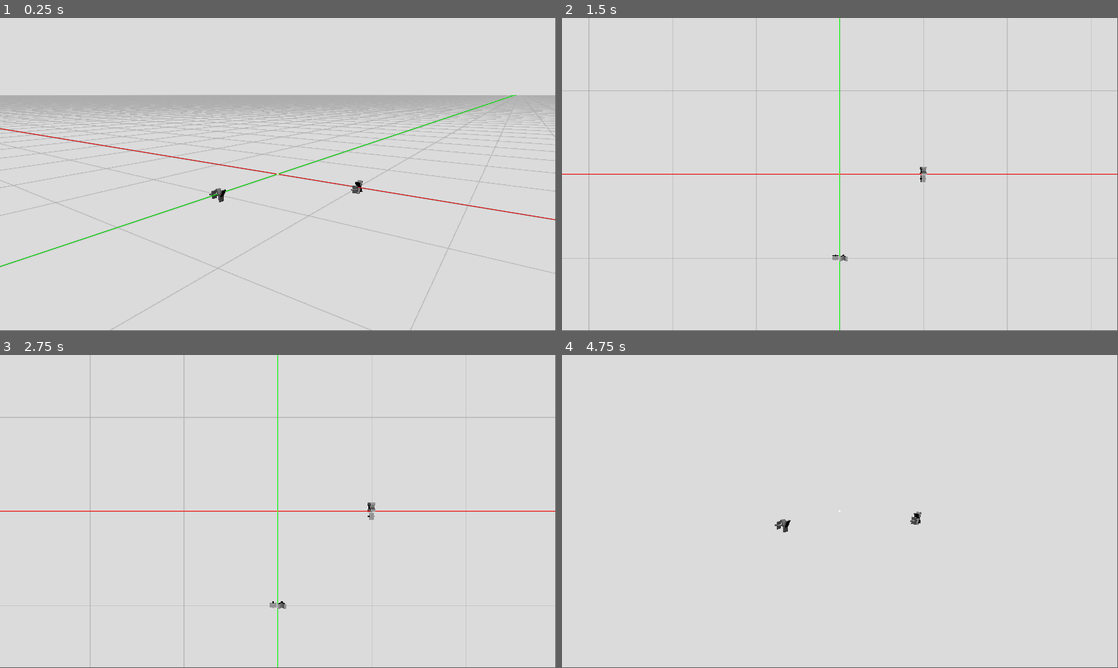
Above: before the commit, frames 1-4 (two rows, left to right).
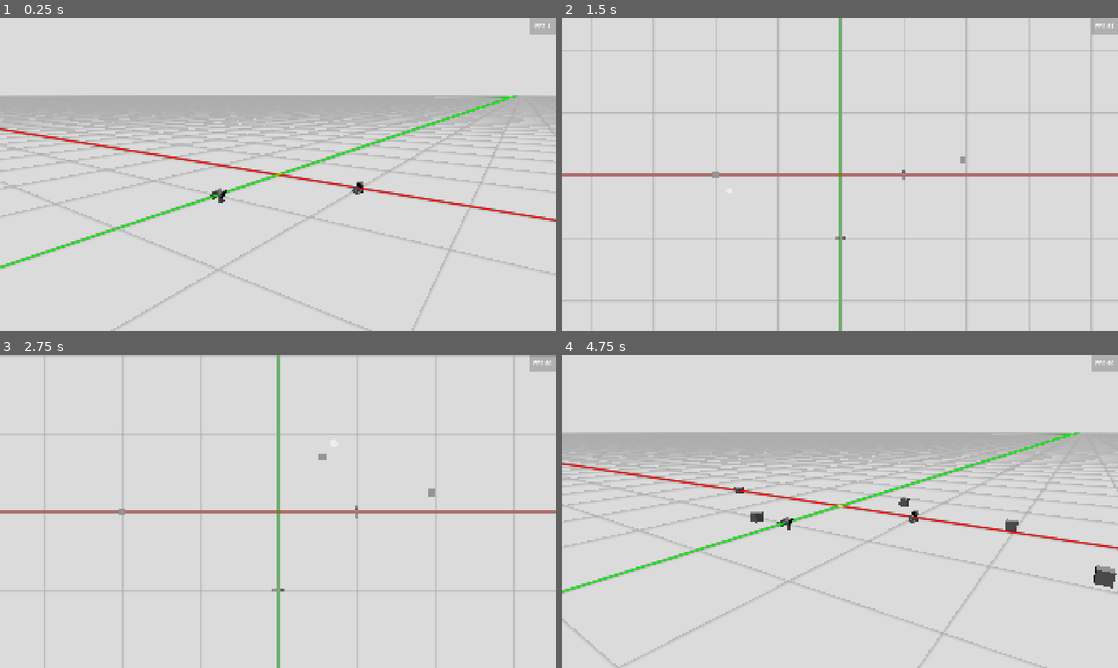
Above: after the commit, the same moments.

Repository: JoonChicken/dnd-builder
Game: Godot game, scene res://main.tscn
The game is run twice, just before and just after one commit, with the same random seed, the same clock (stepped at 60 frames per second) and the same inputs.
Inputs (mouse positions are in pixels of both pictures, inside the frame that each line leads up to):
- Up to frame 1 (0.25 s): no input
- Up to frame 2 (1.5 s): tap Enter at 0.5 s; move the mouse to (962, 158) at 0.52 s; hold Ctrl (snapping) 0.53-1.28 s; tap Tab (change_viewmode) at 0.6 s; click (962, 158) at 0.67 s; move the mouse to (728, 190) at 1.27 s; tap Ctrl (snapping) at 1.35 s; click (728, 190) at 1.42 s
- Up to frame 3 (2.75 s): tap Mouse wheel up (zoom_in) at 1.55, 2.1 s; tap Space at 2 s; move the mouse to (333, 442) at 2.02 s; click (333, 442) at 2.17 s; tap Mouse wheel down (zoom_out) at 2.3 s
- Up to frame 4 (4.75 s): tap Enter at 2.75, 4.25 s; move the mouse to (812, 574) at 2.77 s; tap Mouse wheel down (zoom_out) at 2.85 s; click (812, 574) at 2.92 s; tap Shift (shift, bound only after the commit) at 3.05 s; tap Space at 3.5 s; move the mouse to (1006, 558) at 3.52 s; hold Shift (shift, bound only after the commit) 3.53-4.28 s; click (1006, 558) at 3.67 s; tap Tab (change_viewmode) at 3.8 s; move the mouse to (673, 464) at 4.27 s; tap S (camera_back) at 4.35 s; click (673, 464) at 4.42 s; tap Ctrl (snapping) at 4.55 s
In our replay, the window is 799x449 before the commit and 800x450 after it. These sizes can differ from the game's own. Grey fills any space a smaller window leaves; there, only what the larger window draws over its background counts as a difference.

The runs differ from the first frame. In frame 1, 7.5% of the frame differs, in the area x 0-100%, y 0-100%; in frame 2, 5.0%; in frame 3, 5.8%; in frame 4, 16%.

Commit message:
Vertex snapping to grid + better camera movement
- ctrl to snap placement of vertices
- camera movement accounts for frame rate now

Diff:
--- /dev/null
+++ b/fps.gd
@@ -0,0 +1,4 @@
+extends Label
+
+func _process(delta: float) -> void:
+    set_text("FPS %d" % Engine.get_frames_per_second())
--- a/main.gd
+++ b/main.gd
@@ -3,12 +3,50 @@
 enum modes {VIEWMODE, EDITMODE, PLAYMODE}
 var current_mode := modes.VIEWMODE
 
+var snap : bool
+var mouse_global_coords
+var vertex_preview
+
+
+func _ready() -> void:
+    snap = false
+    vertex_preview = $World/VertexPreview
+    vertex_preview.hide()
+
+
 func change_viewmode() -> void:
-    current_mode = (current_mode + 1) % 3
-    $CameraController.change_viewmode(current_mode)
-    $GroundPlane.change_viewmode(current_mode)
+    current_mode = (current_mode + 1) % 2
+    $World/CameraController.change_viewmode(current_mode)
+    $World/GroundPlane.change_viewmode(current_mode)
+
+    if current_mode == modes.EDITMODE:
+        vertex_preview.show()
+    else:
+        vertex_preview.hide()
 
 
 func _process(delta: float) -> void:
     if Input.is_action_just_pressed("change_viewmode"):
         change_viewmode()
+    if current_mode == modes.EDITMODE:
+        if Input.is_action_just_pressed("snapping"):
+            snap = true
+        elif Input.is_action_just_released("snapping"):
+            snap = false
+        mouse_global_coords = $World/CameraController.get_mouse_pos()
+        if mouse_global_coords != null:
+            if snap:
+                mouse_global_coords = mouse_global_coords.round()
+        vertex_preview.position = mouse_global_coords
+
+
+func _unhandled_input(event: InputEvent) -> void:
+    if current_mode == modes.EDITMODE:
+        if event is InputEventMouseButton:
+            if event.pressed and event.button_index == MouseButton.MOUSE_BUTTON_LEFT:
+                var test_mesh := MeshInstance3D.new()
+                test_mesh.mesh = BoxMesh.new()
+                test_mesh.scale = Vector3(0.1, 0.1, 0.1)
+                test_mesh.set_name("test")
+                test_mesh.position = mouse_global_coords
+                add_child(test_mesh)
--- a/main.tscn
+++ b/main.tscn
@@ -1,12 +1,12 @@
-[gd_scene load_steps=13 format=3 uid="uid://b5qujrxt1wjw2"]
+[gd_scene load_steps=17 format=3 uid="uid://b5qujrxt1wjw2"]
 
 [ext_resource type="Script" uid="uid://bdli0w6t1cn1c" path="res://main.gd" id="1_0xm2m"]
 [ext_resource type="PackedScene" uid="uid://ubba06bqytni" path="res://world/camera_controller.tscn" id="3_1bvp3"]
 [ext_resource type="Shader" uid="uid://da5mbhx5fdo6l" path="res://world/ground_plane.gdshader" id="3_h2yge"]
 [ext_resource type="Script" uid="uid://dtgyci3hw5cc6" path="res://world/ground_plane.gd" id="3_lquwl"]
 [ext_resource type="Script" uid="uid://g22gf4uoho3q" path="res://mesh_instance_3d.gd" id="5_lquwl"]
-
-[sub_resource type="BoxMesh" id="BoxMesh_7dm0k"]
+[ext_resource type="Theme" uid="uid://e2k1xj44t71v" path="res://ui_theme.tres" id="6_7mycd"]
+[ext_resource type="Script" uid="uid://ddh846jthhq8q" path="res://fps.gd" id="7_272bh"]
 
 [sub_resource type="ShaderMaterial" id="ShaderMaterial_n3ksy"]
 render_priority = 0
@@ -17,6 +17,19 @@
 [sub_resource type="PlaneMesh" id="PlaneMesh_1bvp3"]
 material = SubResource("ShaderMaterial_n3ksy")
 size = Vector2(1000, 1000)
+
+[sub_resource type="StandardMaterial3D" id="StandardMaterial3D_7mycd"]
+render_priority = 1
+transparency = 1
+shading_mode = 0
+albedo_color = Color(1, 1, 1, 0.498039)
+
+[sub_resource type="SphereMesh" id="SphereMesh_272bh"]
+material = SubResource("StandardMaterial3D_7mycd")
+radius = 0.05
+height = 0.1
+radial_segments = 16
+rings = 8
 
 [sub_resource type="ArrayMesh" id="ArrayMesh_h2yge"]
 
@@ -30,32 +43,76 @@
 text = "+X"
 font = SubResource("SystemFont_lquwl")
 
+[sub_resource type="BoxMesh" id="BoxMesh_7dm0k"]
+
 [node name="Main" type="Node3D"]
 script = ExtResource("1_0xm2m")
 
-[node name="DefaultCube" type="MeshInstance3D" parent="."]
-visible = false
-mesh = SubResource("BoxMesh_7dm0k")
+[node name="World" type="Node3D" parent="."]
 
-[node name="DirectionalLight3D" type="DirectionalLight3D" parent="."]
-transform = Transform3D(0.871821, -0.473133, 0.126776, 0, 0.258819, 0.965926, -0.489824, -0.842115, 0.225644, 0, 5.43004, 0)
+[node name="DirectionalLight3D" type="DirectionalLight3D" parent="World"]
+transform = Transform3D(0.871821, -0.473134, 0.126776, 0, 0.258819, 0.965926, -0.489824, -0.842115, 0.225644, 0, 5.43004, 0)
 
-[node name="GroundPlane" type="MeshInstance3D" parent="."]
+[node name="GroundPlane" type="MeshInstance3D" parent="World"]
 mesh = SubResource("PlaneMesh_1bvp3")
+skeleton = NodePath("../..")
 script = ExtResource("3_lquwl")
 
-[node name="CameraController" parent="." instance=ExtResource("3_1bvp3")]
+[node name="CameraController" parent="World" instance=ExtResource("3_1bvp3")]
 
-[node name="MeshInstance3D" type="MeshInstance3D" parent="."]
+[node name="VertexPreview" type="MeshInstance3D" parent="World"]
+mesh = SubResource("SphereMesh_272bh")
+
+[node name="Debug Stuff" type="Node3D" parent="."]
+
+[node name="MeshInstance3D" type="MeshInstance3D" parent="Debug Stuff"]
 visible = false
 mesh = SubResource("ArrayMesh_h2yge")
+skeleton = NodePath("../..")
 script = ExtResource("5_lquwl")
 
-[node name="y label" type="MeshInstance3D" parent="."]
+[node name="y label" type="MeshInstance3D" parent="Debug Stuff"]
 transform = Transform3D(1, 0, 0, 0, 1, 0, 0, 0, 1, 0, 0, 1)
 mesh = SubResource("TextMesh_lquwl")
+skeleton = NodePath("../..")
 
-[node name="x label" type="MeshInstance3D" parent="."]
+[node name="x label" type="MeshInstance3D" parent="Debug Stuff"]
 transform = Transform3D(-4.37114e-08, 0, 1, 0, 1, 0, -1, 0, -4.37114e-08, 1, 0, 0)
 mesh = SubResource("TextMesh_7mycd")
 skeleton = NodePath("../y label")
+
+[node name="DefaultCube" type="MeshInstance3D" parent="Debug Stuff"]
+visible = false
+mesh = SubResource("BoxMesh_7dm0k")
+skeleton = NodePath("../..")
+
+[node name="Panel" type="Panel" parent="."]
+anchors_preset = 1
+anchor_left = 1.0
+anchor_right = 1.0
+offset_left = -93.0
+offset_bottom = 55.0
+grow_horizontal = 0
+theme = ExtResource("6_7mycd")
+
+[node name="SnappingPanel" type="VBoxContainer" parent="Panel"]
+layout_mode = 1
+anchors_preset = 8
+anchor_left = 0.5
+anchor_top = 0.5
+anchor_right = 0.5
+anchor_bottom = 0.5
+offset_left = -122.5
+offset_top = -41.5
+offset_right = 122.5
+offset_bottom = 41.5
+grow_horizontal = 2
+grow_vertical = 2
+size_flags_horizontal = 3
+size_flags_vertical = 3
+
+[node name="FPS" type="Label" parent="Panel/SnappingPanel"]
+layout_mode = 2
+size_flags_horizontal = 4
+size_flags_vertical = 6
+script = ExtResource("7_272bh")
--- a/project.godot
+++ b/project.godot
@@ -19,6 +19,9 @@
 
 window/size/viewport_width=1920
 window/size/viewport_height=1080
+window/stretch/mode="canvas_items"
+window/stretch/aspect="expand"
+window/vsync/vsync_mode=0
 
 [input]
 
@@ -80,13 +83,29 @@
 "events": [Object(InputEventKey,"resource_local_to_scene":false,"resource_name":"","device":-1,"window_id":0,"alt_press …(195 unchanged characters)…
 ]
 }
-camera_rotate={
+right_mouse_button={
 "deadzone": 0.2,
 "events": [Object(InputEventMouseButton,"resource_local_to_scene":false,"resource_name":"","device":-1,"window_id":0,"a …(258 unchanged characters)…
+]
+}
+left_mouse_button={
+"deadzone": 0.2,
+"events": [Object(InputEventMouseButton,"resource_local_to_scene":false,"resource_name":"","device":-1,"window_id":0,"alt_pressed":false,"shift_pressed":false,"ctrl_pressed":false,"meta_pressed":false,"button_mask":1,"position":Vector2(127, 22),"global_position":Vector2(139, 82),"factor":1.0,"button_index":1,"canceled":false,"pressed":true,"double_click":false,"script":null)
+]
+}
+shift={
+"deadzone": 0.2,
+"events": [Object(InputEventKey,"resource_local_to_scene":false,"resource_name":"","device":-1,"window_id":0,"alt_pressed":false,"shift_pressed":false,"ctrl_pressed":false,"meta_pressed":false,"pressed":false,"keycode":0,"physical_keycode":4194325,"key_label":0,"unicode":0,"location":0,"echo":false,"script":null)
+]
+}
+escape={
+"deadzone": 0.2,
+"events": [Object(InputEventKey,"resource_local_to_scene":false,"resource_name":"","device":-1,"window_id":0,"alt_pressed":false,"shift_pressed":false,"ctrl_pressed":false,"meta_pressed":false,"pressed":false,"keycode":0,"physical_keycode":4194305,"key_label":0,"unicode":0,"location":0,"echo":false,"script":null)
 ]
 }
 
 [rendering]
 
+anti_aliasing/quality/msaa_2d=1
 anti_aliasing/quality/msaa_3d=1
 environment/defaults/default_clear_color=Color(0.860369, 0.860369, 0.860369, 1)
--- a/red_and_shinyt.tres
+++ /dev/null
@@ -1,5 +0,0 @@
-[gd_resource type="StandardMaterial3D" format=3 uid="uid://je3e5kuv8l7i"]
-
-[resource]
-albedo_color = Color(1, 0, 0, 1)
-roughness = 0.1
--- /dev/null
+++ b/ui_theme.tres
@@ -0,0 +1,15 @@
+[gd_resource type="Theme" load_steps=3 format=3 uid="uid://e2k1xj44t71v"]
+
+[sub_resource type="StyleBoxFlat" id="StyleBoxFlat_dmjyp"]
+bg_color = Color(0, 0, 0, 0.196078)
+
+[sub_resource type="SystemFont" id="SystemFont_dmjyp"]
+
+[resource]
+default_font = SubResource("SystemFont_dmjyp")
+default_font_size = 21
+MarginContainer/constants/margin_bottom = 0
+MarginContainer/constants/margin_left = 0
+MarginContainer/constants/margin_right = 0
+MarginContainer/constants/margin_top = 0
+Panel/styles/panel = SubResource("StyleBoxFlat_dmjyp")
--- a/world/camera_controller.gd
+++ b/world/camera_controller.gd
@@ -13,7 +13,8 @@
 @export var camera_max_speed := 8.0    # how fast camera translates when pressing WASDEQ
 @export var camera_rotate_mult := 0.003    # mouse movement in viewport (pixels) to rotation of camera (radians)
 @export var camera_zoom_mult := 1.0
-var camera_default_zoom : float  # how far away the camera is from its origin (in meters)
+var camera_default_zoom_perspective : float  # how far away the camera is from its origin (in meters)
+var camera_default_zoom_orthogonal : float
 var prev_mouse_pos := Vector2.ZERO
 
 var viewmode_root_rotation_save : Vector3
@@ -25,11 +26,13 @@
     camera_root = $CameraRoot
     camera = $CameraRoot/OrbitCam
     root_visual = $CameraRoot/root_visual
-    camera_default_zoom = camera.position.z
+    camera_default_zoom_perspective = camera.position.z
+    camera_default_zoom_orthogonal = 5.0
 
 
 func _process(delta: float) -> void:
     var direction := Vector3.ZERO
+    var target_speed = camera_max_speed * (3 if Input.is_action_pressed("shift") else 1)
 
     if Input.is_action_pressed("camera_forward"):
         direction.z -= 1
@@ -44,15 +47,21 @@
     if Input.is_action_pressed("camera_down"):
         direction.y -= 1
     if Input.is_action_just_pressed("zoom_in"):
-        camera_zoom_mult *= 0.9
-        camera.position.z = camera_zoom_mult * camera_default_zoom
-        root_visual.mesh.radius = 0.01 * camera_zoom_mult
-        root_visual.mesh.height = 0.02 * camera_zoom_mult
+        if current_mode == modes.EDITMODE:
+            camera.size *= 0.8 # orthogonal stuff
+        else:
+            camera_zoom_mult *= 0.8
+            camera.position.z = camera_zoom_mult * camera_default_zoom_perspective
+            root_visual.mesh.radius = 0.01 * camera_zoom_mult
+            root_visual.mesh.height = 0.02 * camera_zoom_mult
     if Input.is_action_just_pressed("zoom_out"):
-        camera_zoom_mult *= 1.1
-        camera.position.z = camera_zoom_mult * camera_default_zoom
-        root_visual.mesh.radius = 0.01 * camera_zoom_mult
-        root_visual.mesh.height = 0.02 * camera_zoom_mult
+        if current_mode == modes.EDITMODE:
+            camera.size *= 1.25
+        else:
+            camera_zoom_mult *= 1.25
+            camera.position.z = camera_zoom_mult * camera_default_zoom_perspective
+            root_visual.mesh.radius = 0.01 * camera_zoom_mult
+            root_visual.mesh.height = 0.02 * camera_zoom_mult
 
     if current_mode != modes.EDITMODE:
         if Input.is_action_just_pressed("camera_orbit"):
@@ -65,11 +74,10 @@
 
     if direction != Vector3.ZERO:
         direction = direction.normalized().rotated(Vector3.UP, camera_root.rotation.y)
-        velocity += direction
+        velocity += direction * 80 * delta
     else:
-        velocity *= 0.8
-
-    velocity = velocity.limit_length(camera_max_speed)
+        velocity -= velocity * 12 * delta
+    velocity = velocity.limit_length(target_speed)
 
     if Input.is_action_pressed("snapping"):
         velocity.y = 0.0
@@ -79,7 +87,7 @@
             else:
                 camera_root.position.y = floor(camera_root.position.y - 0.000001)
     else:
-        camera_root.position += velocity * camera_zoom_mult * 0.6 * delta
+        camera_root.position += velocity * (1 + (camera_zoom_mult - 1) * 0.7) * 0.6 * delta
 
     var root_pos = camera_root.global_position
     var st = SurfaceTool.new()
@@ -98,9 +106,12 @@
 
 func change_viewmode(new_mode: int) -> void:
     if new_mode == modes.EDITMODE:
+        camera.projection = 1 # orthogonal projection
+        camera.size = camera_default_zoom_orthogonal
         root_visual.hide()
         $root_to_plane.hide()
     else:
+        camera.projection = 0 # perspective projection
         root_visual.show()
         $root_to_plane.show()
     if current_mode != modes.EDITMODE && new_mode == modes.EDITMODE:
@@ -117,3 +128,12 @@
         $root_to_plane.show()
     current_mode = new_mode
     print("Mode is now ", current_mode)
+
+
+func get_mouse_pos():
+    # Thanks Okan Ozdemir!
+    # https://forum.godotengine.org/t/how-to-get-3d-position-of-the-mouse-cursor/28741/2
+    var position2D : Vector2 = get_viewport().get_mouse_position()
+    var dropPlane := Plane.PLANE_XZ
+    var position3D = dropPlane.intersects_ray(camera.project_ray_origin(position2D),camera.project_ray_normal(position2D))
+    return position3D
--- a/world/camera_controller.tscn
+++ b/world/camera_controller.tscn
@@ -8,7 +8,7 @@
 shader = ExtResource("2_vjjq0")
 
 [sub_resource type="StandardMaterial3D" id="StandardMaterial3D_4jwau"]
-render_priority = 1
+render_priority = 5
 shading_mode = 0
 
 [sub_resource type="SphereMesh" id="SphereMesh_4jwau"]
@@ -30,9 +30,11 @@
 fov = 50.0
 
 [node name="root_visual" type="MeshInstance3D" parent="CameraRoot"]
+layers = 2
 mesh = SubResource("SphereMesh_4jwau")
 
 [node name="FreeCam" type="Camera3D" parent="CameraRoot"]
+visible = false
 
 [node name="root_to_plane" type="MeshInstance3D" parent="."]
 skeleton = NodePath("../CameraRoot")
--- a/world/ground_plane.gdshader
+++ b/world/ground_plane.gdshader
@@ -1,3 +1,9 @@
+/* Grid shader from Ben Golus
+ * https://bgolus.medium.com/the-best-darn-grid-shader-yet-727f9278b9d8
+ * I couldn't implement the whole thing bc ddx and ddy doesn't exist in gdshader(???)
+ * so there's a lot of moire-ing but it looks alright
+ */
+
 shader_type spatial;
 render_mode cull_disabled, unshaded;
 
Not shown, added: export_presets.cfg
Not shown, added: fps.gd.uid
